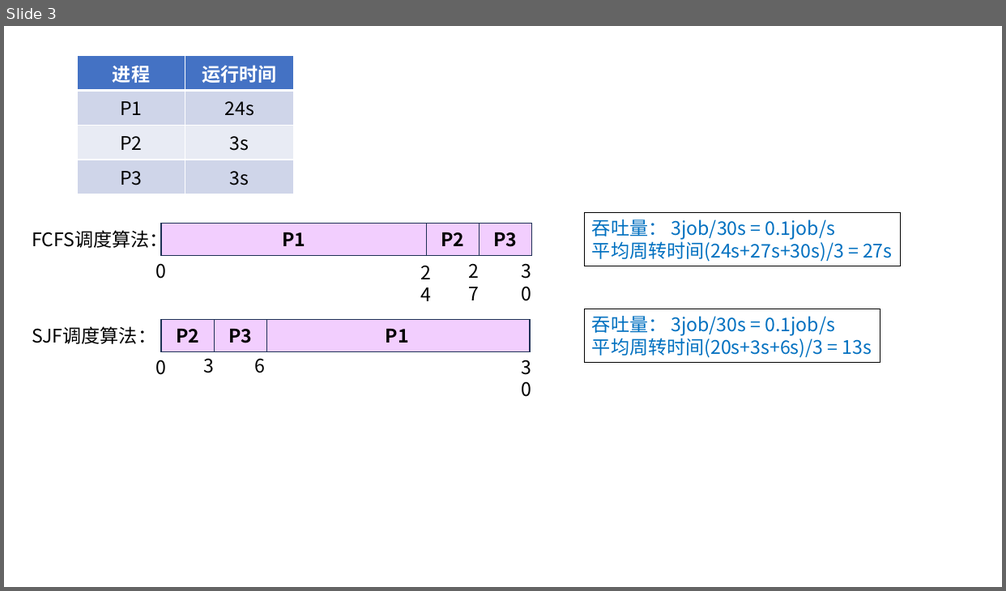
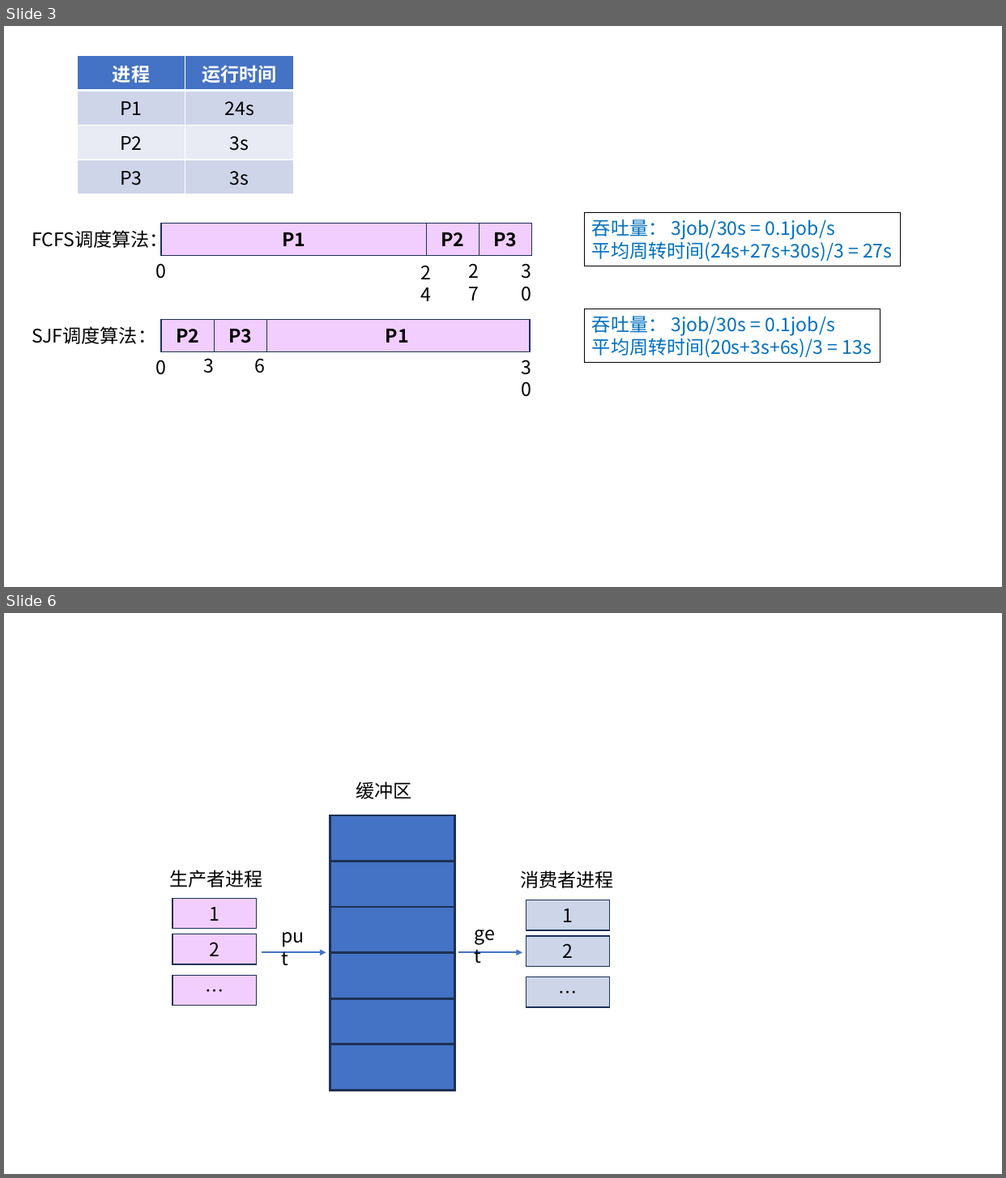
Before and after one commit to guofei9987/pictures_for_blog, a slide deck: computer/操作系统.pptx. Shown one above the other, each under a label of ours: slide 3 before the commit, slides 3 and 6 after it; the slides between them are not shown. The pictures are 1006x591 and 1006x1178 pixels, drawn with LibreOffice and Linux fonts; fonts in the diff are those of the drawing. Boxes give left, top, right and bottom in pixels: in the first picture for what was removed or moved away, otherwise in the second. Text is boxed around its words. In the diff, an @@ line names an element or a change of style, - is before the commit and + after.

```diff
--- a/computer/操作系统.pptx
+++ b/computer/操作系统.pptx
@@ slide 6 added at [4,613,1002,1174], background #FFFFFF @@
@@ group added at [169,781,614,1090]: 12 rectangles, 5 texts, 2 arrows @@
+缓冲区
+生产者进程
+1
+2
+…
+put
+get
+消费者进程
+1
+2
+…
```
Also in this commit, not shown: 1 slide changed, 13 other slides added, 1 other file.
